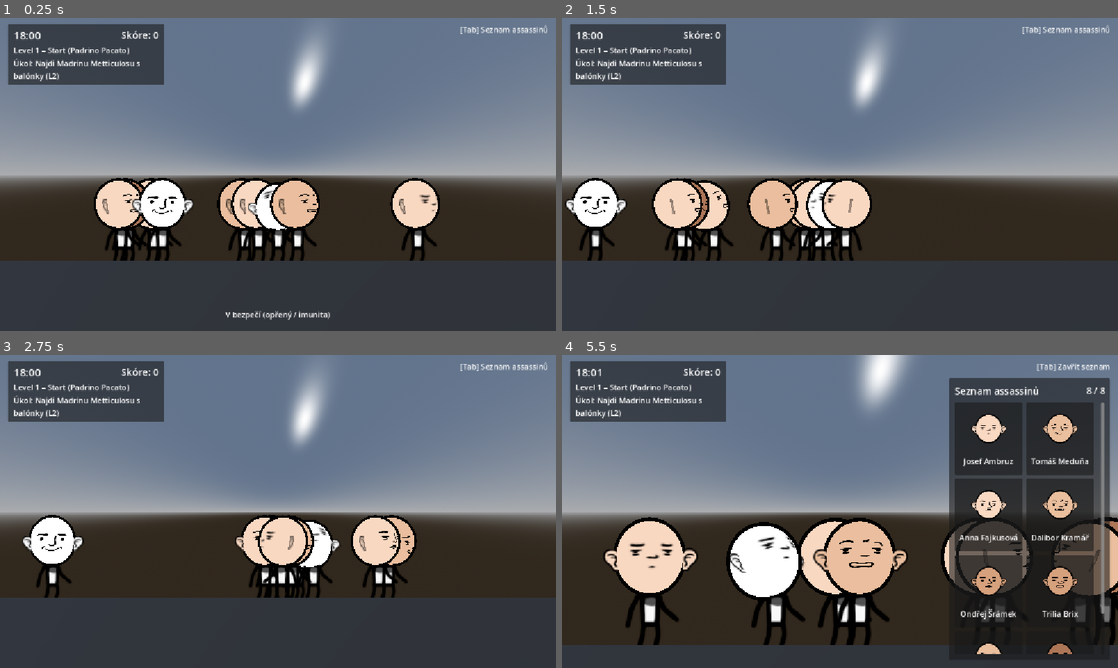
Above: before the commit, frames 1-4 (two rows, left to right).
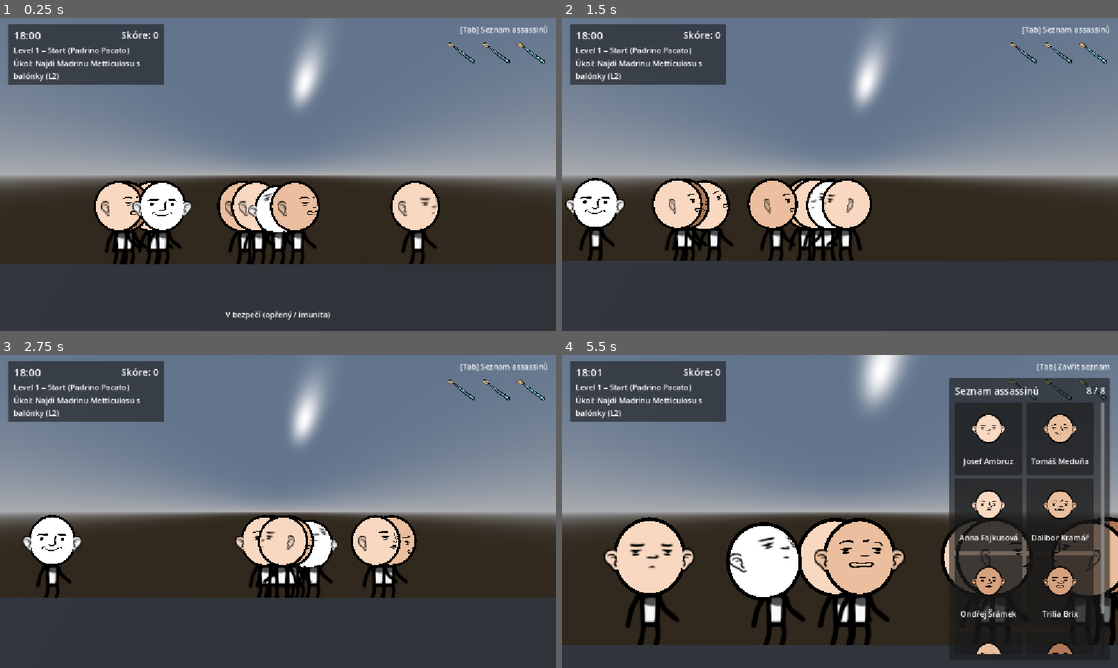
Above: after the commit, the same moments.

Repository: JosefAmbruz/nebezpecny-ukol
Game: Godot game, scene res://src/world.tscn
Two runs of this game, one before a commit and one after it. Both use one fixed random seed, a clock stepped at 60 frames per second and the inputs below.
Inputs (mouse positions are in pixels of both pictures, inside the frame that each line leads up to):
- Up to frame 1 (0.25 s): no input
- Up to frame 2 (1.5 s): move the mouse to (962, 158) at 0.52 s; press the mouse at (962, 158) at 0.53 s; hold D (move_right) 0.53-1.28 s; move the mouse to (728, 190) at 1.27 s; release the mouse at (728, 190) at 1.28 s; hold A (move_left) from 1.28 s (still down); click (728, 190) at 1.35 s
- Up to frame 3 (2.75 s): move the mouse to (333, 442) at 2.02 s; release A (move_left) at 2.03 s; press the mouse at (333, 442) at 2.03 s; hold D (move_right) from 2.03 s (still down); tap E (lean) at 2.1 s
- Up to frame 4 (5.5 s): move the mouse to (812, 574) at 2.77 s; release the mouse at (812, 574) at 2.78 s; tap Tab (toggle_assassin_list) at 2.85 s; click (812, 574) at 3.05 s; move the mouse to (1006, 558) at 3.52 s; release D (move_right) at 3.53 s; press the mouse at (1006, 558) at 3.53 s; hold A (move_left) from 3.53 s (still down); move the mouse to (673, 464) at 4.27 s; release the mouse at (673, 464) at 4.28 s; click (673, 464) at 4.35 s; move the mouse to (867, 511) at 5.02 s; press the mouse at (867, 511) at 5.03 s; tap E (lean) at 5.1 s

The runs differ from the first frame. In frame 1, 4.2% of the frame differs, in the area x 0-100%, y 7-79%; in frame 2, 0.4%; in frame 3, 0.4%; in frame 4, 0.7%.

Commit message:
Add death marks and toothbrush lives
Track deaths with inspectable marks, add toothbrush life indicators and a civilian-kill loss condition, and improve assassination camera focus and end-screen controls.

Diff:
--- a/src/characters/character_visuals.tscn
+++ b/src/characters/character_visuals.tscn
@@ -46,11 +46,11 @@
 mesh = SubResource("SphereMesh_kakee")
 
 [node name="EarR" type="Sprite3D" parent="HeadPivot" unique_id=479131079]
-transform = Transform3D(0.36181623, 0, 0, 0, 0.38902172, 0, 0, 0, 1, -0.5531513, 0.46698785, 0.033141136)
+transform = Transform3D(0.3321228, 0, -0.3967372, 0, 0.38902172, 0, 0.14354596, 0, 0.9179323, -0.5531513, 0.46698785, 0.033141136)
 texture = ExtResource("5_4drbo")
 
 [node name="EarR2" type="Sprite3D" parent="HeadPivot" unique_id=815399290]
-transform = Transform3D(0.36181623, 0, 0, 0, 0.38902172, 0, 0, 0, 1, 0.57464916, 0.46698785, 0.06740439)
+transform = Transform3D(0.3316418, 0, 0.39979857, 0, 0.38902172, 0, -0.14465359, 0, 0.916603, 0.5443757, 0.46698785, 0.06740439)
 flip_h = true
 texture = ExtResource("5_4drbo")
 
--- a/src/ui/assassin_list_ui.gd
+++ b/src/ui/assassin_list_ui.gd
@@ -12,6 +12,7 @@
 
 var _entries_by_id: Dictionary = {}
 var _assassins: Array[CharacterData] = []
+var _input_locked: bool = false
 
 
 func _ready() -> void:
@@ -19,7 +20,18 @@
 	_update_count()
 
 
+func set_input_locked(locked: bool) -> void:
+	_input_locked = locked
+	if _hint_label:
+		_hint_label.visible = not locked
+	if locked and _list_panel and _list_panel.visible:
+		_list_panel.visible = false
+		list_visibility_changed.emit(false)
+
+
 func _unhandled_input(event: InputEvent) -> void:
+	if _input_locked:
+		return
 	if event.is_action_pressed(&"toggle_assassin_list"):
 		toggle_list()
 		get_viewport().set_input_as_handled()
--- a/src/ui/game_hud.gd
+++ b/src/ui/game_hud.gd
@@ -1,20 +1,80 @@
 class_name GameHud
 extends CanvasLayer
+
+signal restart_requested
+signal menu_requested
+
+const TOOTHBRUSH_SHEET: Texture2D = preload("res://assets/misc/toothbrush-ui.png")
+
+@export var toothbrush_icon_size: Vector2 = Vector2(64, 52)
 
 @onready var _clock_label: Label = %ClockLabel
 @onready var _score_label: Label = %ScoreLabel
 @onready var _level_label: Label = %LevelLabel
 @onready var _quest_label: Label = %QuestLabel
+@onready var _toothbrush_container: HBoxContainer = %ToothbrushContainer
 @onready var _end_game_panel: Control = %EndGamePanel
 @onready var _end_title_label: Label = %EndTitleLabel
 @onready var _end_summary_label: Label = %EndSummaryLabel
+@onready var _restart_button: Button = %RestartButton
+@onready var _menu_button: Button = %MenuButton
+
+var _whole_brush_tex: AtlasTexture = null
+var _broken_brush_tex: AtlasTexture = null
+var _brush_icons: Array[TextureRect] = []
 
 
 func _ready() -> void:
+	_build_brush_textures()
 	_end_game_panel.visible = false
 	set_clock_progress(0.0)
 	set_score(0)
 	set_quest_state(false, false, false)
+	set_toothbrushes(3, 0)
+
+	if _restart_button:
+		_restart_button.pressed.connect(func() -> void: restart_requested.emit())
+	if _menu_button:
+		_menu_button.pressed.connect(func() -> void: menu_requested.emit())
+
+
+func _build_brush_textures() -> void:
+	if not TOOTHBRUSH_SHEET:
+		return
+	var half_w := TOOTHBRUSH_SHEET.get_width() * 0.5
+	var h := float(TOOTHBRUSH_SHEET.get_height())
+
+	_whole_brush_tex = AtlasTexture.new()
+	_whole_brush_tex.atlas = TOOTHBRUSH_SHEET
+	_whole_brush_tex.region = Rect2(0.0, 0.0, half_w, h)
+
+	_broken_brush_tex = AtlasTexture.new()
+	_broken_brush_tex.atlas = TOOTHBRUSH_SHEET
+	_broken_brush_tex.region = Rect2(half_w, 0.0, half_w, h)
+
+
+func set_toothbrushes(total: int, broken: int) -> void:
+	if not _toothbrush_container:
+		return
+
+	if _brush_icons.size() != total:
+		for child in _toothbrush_container.get_children():
+			child.queue_free()
+		_brush_icons.clear()
+		for i in range(total):
+			var icon := TextureRect.new()
+			icon.custom_minimum_size = toothbrush_icon_size
+			icon.expand_mode = TextureRect.EXPAND_IGNORE_SIZE
+			icon.stretch_mode = TextureRect.STRETCH_KEEP_ASPECT_CENTERED
+			_toothbrush_container.add_child(icon)
+			_brush_icons.append(icon)
+
+	# Zlomené kartáčky se zobrazují zprava doleva (ubývající životy)
+	var intact_count := maxi(0, total - broken)
+	for i in range(total):
+		var is_intact := i < intact_count
+		_brush_icons[i].texture = _whole_brush_tex if is_intact else _broken_brush_tex
+		_brush_icons[i].modulate = Color.WHITE if is_intact else Color(0.85, 0.75, 0.75, 0.85)
 
 
 ## progress = 0.0 -> 18:00, progress = 1.0 -> 19:00
--- a/src/ui/game_hud.tscn
+++ b/src/ui/game_hud.tscn
@@ -53,6 +53,19 @@
 text = "Úkol: Najdi Madrinu Metticulosu s balónky (L2)"
 autowrap_mode = 2
 
+[node name="ToothbrushContainer" type="HBoxContainer" parent="."]
+unique_name_in_owner = true
+anchors_preset = 1
+anchor_left = 1.0
+anchor_right = 1.0
+offset_left = -240.0
+offset_top = 42.0
+offset_right = -16.0
+offset_bottom = 102.0
+grow_horizontal = 0
+theme_override_constants/separation = 8
+alignment = 2
+
 [node name="EndGamePanel" type="PanelContainer" parent="."]
 unique_name_in_owner = true
 visible = false
@@ -93,3 +106,20 @@
 text = "Skóre: 0"
 horizontal_alignment = 1
 autowrap_mode = 2
+
+[node name="ButtonsRow" type="HBoxContainer" parent="EndGamePanel/MarginContainer/VBoxContainer"]
+layout_mode = 2
+theme_override_constants/separation = 12
+alignment = 1
+
+[node name="RestartButton" type="Button" parent="EndGamePanel/MarginContainer/VBoxContainer/ButtonsRow"]
+unique_name_in_owner = true
+custom_minimum_size = Vector2(140, 38)
+layout_mode = 2
+text = "Hrát znovu"
+
+[node name="MenuButton" type="Button" parent="EndGamePanel/MarginContainer/VBoxContainer/ButtonsRow"]
+unique_name_in_owner = true
+custom_minimum_size = Vector2(140, 38)
+layout_mode = 2
+text = "Hlavní menu"
--- a/src/world.gd
+++ b/src/world.gd
@@ -6,6 +6,7 @@
 
 @export_group("Match Rules (18:00 - 19:00)")
 @export var match_duration_seconds: float = 300.0
+@export var max_toothbrushes: int = 3
 @export var score_assassin_kill: int = 100
 @export var score_civilian_penalty: int = -50
 @export var score_quest_bonus: int = 300
@@ -16,6 +17,9 @@
 @export var list_zoom_factor: float = 0.65
 @export var list_zoom_duration: float = 0.35
 @export var list_zoom_x_offset: float = 0.9
+@export var assassinate_zoom_factor: float = 0.65
+@export var assassinate_focus_y_offset: float = 1.2
+@export var assassinate_zoom_return_duration: float = 0.32
 
 @onready var _player: Player = $Player
 @onready var _player_camera: Camera3D = $Player/Camera3D
@@ -36,9 +40,14 @@
 var _camera_base_size: float = 6.8
 var _camera_zoom_tween: Tween = null
 var _is_list_open: bool = false
+var _is_assassinating: bool = false
+var _assassinate_progress: float = 0.0
+var _assassinate_target: Node3D = null
+var _assassinate_start_cam_pos: Vector3 = Vector3.ZERO
 
 var _elapsed_time: float = 0.0
 var _score: int = 0
+var _broken_toothbrushes: int = 0
 var _quest_completed: bool = false
 var _match_ended: bool = false
 
@@ -63,8 +72,15 @@
 	_director.quest_npc_interacted.connect(_on_quest_npc_interacted)
 	_director.level_activated.connect(_on_level_activated)
 	_player.killed_by_assassin.connect(_on_player_killed)
+	_player.interaction_started.connect(_on_player_interaction_started)
+	_player.interaction_progress_changed.connect(_on_player_interaction_progress_changed)
+	_player.interaction_cancelled.connect(_on_player_interaction_ended)
+	_player.interaction_completed.connect(_on_player_interaction_completed)
 	if _assassin_list_ui:
 		_assassin_list_ui.list_visibility_changed.connect(_on_assassin_list_visibility_changed)
+	if _game_hud:
+		_game_hud.restart_requested.connect(_on_restart_requested)
+		_game_hud.menu_requested.connect(_on_menu_requested)
 
 	_start_match()
 
@@ -83,6 +99,9 @@
 	if _assassin_list_ui:
 		_assassin_list_ui.set_assassins(assassins)
 
+	if _game_hud:
+		_game_hud.set_toothbrushes(max_toothbrushes, _broken_toothbrushes)
+
 	_director.initialize(
 		_levels,
 		assassins,
@@ -134,8 +153,61 @@
 	_camera_zoom_tween.tween_property(_player_camera, "size", target_size, list_zoom_duration)
 
 
+func _on_player_interaction_started(target: InteractableNpc, kind: InteractableNpc.InteractionKind) -> void:
+	if kind != InteractableNpc.InteractionKind.ASSASSINATE:
+		return
+	if _camera_zoom_tween and _camera_zoom_tween.is_valid():
+		_camera_zoom_tween.kill()
+	_is_assassinating = true
+	_assassinate_progress = 0.0
+	_assassinate_target = target.get_character_root() if target else null
+	if _player_camera:
+		_assassinate_start_cam_pos = _player_camera.global_position
+
+
+func _on_player_interaction_progress_changed(progress: float, kind: InteractableNpc.InteractionKind) -> void:
+	if not _is_assassinating or kind != InteractableNpc.InteractionKind.ASSASSINATE:
+		return
+	_assassinate_progress = clampf(progress, 0.0, 1.0)
+
+
+func _on_player_interaction_completed(_target: InteractableNpc, kind: InteractableNpc.InteractionKind) -> void:
+	if kind == InteractableNpc.InteractionKind.ASSASSINATE:
+		_on_player_interaction_ended()
+
+
+func _on_player_interaction_ended() -> void:
+	if not _is_assassinating:
+		return
+	_is_assassinating = false
+	_assassinate_progress = 0.0
+	_assassinate_target = null
+
+	if not _player_camera or _is_list_open:
+		return
+	if _camera_zoom_tween and _camera_zoom_tween.is_valid():
+		_camera_zoom_tween.kill()
+	_camera_zoom_tween = create_tween()
+	_camera_zoom_tween.set_trans(Tween.TRANS_CUBIC)
+	_camera_zoom_tween.set_ease(Tween.EASE_OUT)
+	_camera_zoom_tween.tween_property(_player_camera, "size", _camera_base_size, assassinate_zoom_return_duration)
+
+
 func _update_camera_clamp(delta: float) -> void:
 	if not _active_zone or not _player_camera:
+		return
+
+	if _is_assassinating and not _is_list_open:
+		# Kubická ease-out křivka: rychlý dramatický nástup na oběť, ke konci zpomaluje
+		var eased := 1.0 - pow(1.0 - _assassinate_progress, 3.0)
+		_player_camera.size = lerpf(_camera_base_size, _camera_base_size * assassinate_zoom_factor, eased)
+
+		if is_instance_valid(_assassinate_target):
+			var victim_pos := _assassinate_target.global_position
+			var cam_pos := _player_camera.global_position
+			cam_pos.x = lerpf(_assassinate_start_cam_pos.x, victim_pos.x, eased)
+			cam_pos.y = lerpf(_assassinate_start_cam_pos.y, victim_pos.y + assassinate_focus_y_offset, eased)
+			_player_camera.global_position = cam_pos
 		return
 
 	var target_world_x: float
@@ -153,7 +225,7 @@
 	var weight := 1.0 - exp(-camera_smooth_speed * delta)
 	var pos := _player_camera.global_position
 	pos.x = lerpf(pos.x, target_world_x, weight)
-	pos.y = _player.global_position.y + _camera_base_offset.y
+	pos.y = lerpf(pos.y, _player.global_position.y + _camera_base_offset.y, weight)
 	pos.z = _player.global_position.z + _camera_base_offset.z
 	_player_camera.global_position = pos
 
@@ -183,6 +255,14 @@
 			_add_score(score_assassin_kill)
 		else:
 			_add_score(score_civilian_penalty)
+			_broken_toothbrushes += 1
+			if _game_hud:
+				_game_hud.set_toothbrushes(max_toothbrushes, _broken_toothbrushes)
+			if _broken_toothbrushes >= max_toothbrushes:
+				_end_match(
+					"Zlomil jsi všechny kartáčky!",
+					"Omylem jsi vyřadil %d civilisty.\nKonečné skóre: %d" % [_broken_toothbrushes, _score]
+				)
 
 
 func _on_quest_npc_interacted(_npc: QuestNpc, actor: Node3D, role: QuestNpc.Role) -> void:
@@ -208,6 +288,10 @@
 
 
 func _on_player_killed(attacker: Node3D) -> void:
+	if _player.visuals:
+		_player.visuals.visible = false
+	_director.spawn_death_mark(_player.global_position, "Ty (Hráč)", true)
+
 	var killer_name := "neznámý assassin"
 	if attacker is NpcBase and not attacker.display_name.is_empty():
 		killer_name = attacker.display_name
@@ -224,5 +308,18 @@
 	if _match_ended:
 		return
 	_match_ended = true
+	if _player:
+		_player.set_movement_locked(true)
+	if _assassin_list_ui:
+		_assassin_list_ui.set_input_locked(true)
 	if _game_hud:
 		_game_hud.show_end_screen(title, summary)
+
+
+func _on_restart_requested() -> void:
+	get_tree().reload_current_scene()
+
+
+func _on_menu_requested() -> void:
+	# TODO: Přechod do hlavního menu, až ho kolega dodělá (např. get_tree().change_scene_to_file(...))
+	pass
--- /dev/null
+++ b/src/world/death_mark.gd
@@ -0,0 +1,70 @@
+class_name DeathMark
+extends Node3D
+
+signal inspected(mark: DeathMark)
+
+@export var sprite: Sprite3D
+@export var interactable: InteractableNpc
+@export var info_label: Label3D
+@export var info_visible_duration: float = 4.0
+
+var victim_name: String = "Neznámý"
+var was_assassin: bool = false
+var frame_index: int = -1
+var is_inspected: bool = false
+
+var _hide_label_timer: float = 0.0
+
+
+func _ready() -> void:
+	if sprite:
+		if frame_index < 0:
+			frame_index = randi_range(0, maxi(0, sprite.hframes - 1))
+		sprite.frame = clampi(frame_index, 0, maxi(0, sprite.hframes - 1))
+
+	if interactable:
+		interactable.interaction_kind = InteractableNpc.InteractionKind.QUEST
+
+	if info_label:
+		info_label.visible = false
+		_update_label_text()
+
+
+func _process(delta: float) -> void:
+	if _hide_label_timer > 0.0:
+		_hide_label_timer -= delta
+		if _hide_label_timer <= 0.0 and info_label:
+			info_label.visible = false
+
+
+func setup(p_victim_name: String, p_was_assassin: bool, p_frame_index: int = -1, p_inspected: bool = false) -> void:
+	victim_name = p_victim_name
+	was_assassin = p_was_assassin
+	frame_index = p_frame_index
+	is_inspected = p_inspected
+	if is_node_ready():
+		if sprite and frame_index >= 0:
+			sprite.frame = clampi(frame_index, 0, maxi(0, sprite.hframes - 1))
+		_update_label_text()
+
+
+func can_be_interacted_by(actor: Node3D) -> bool:
+	return actor is Player
+
+
+func on_interaction_completed(_actor: Node3D, _kind: InteractableNpc.InteractionKind) -> void:
+	is_inspected = true
+	_update_label_text()
+	if info_label:
+		info_label.visible = true
+		_hide_label_timer = info_visible_duration
+	inspected.emit(self)
+
+
+func _update_label_text() -> void:
+	if not info_label:
+		return
+	if was_assassin:
+		info_label.text = "Zde zemřel:\n%s (Assassin)" % victim_name
+	else:
+		info_label.text = "Zde zemřel:\nCivilista"
--- /dev/null
+++ b/src/world/death_mark.tscn
@@ -0,0 +1,43 @@
+[gd_scene format=3 uid="uid://duqth0pj6hikb"]
+
+[ext_resource type="Texture2D" uid="uid://ce8nw8pauemqk" path="res://assets/misc/death-marks.png" id="1_jed43"]
+[ext_resource type="Script" uid="uid://bldh7qxqb7ov" path="res://src/world/death_mark.gd" id="2_dmscript"]
+[ext_resource type="Script" uid="uid://irvssc7anbd1" path="res://src/characters/interactable_npc.gd" id="3_int"]
+
+[sub_resource type="BoxShape3D" id="BoxShape3D_mark"]
+size = Vector3(1, 1.1, 0.8)
+
+[node name="DeathMark" type="Node3D" unique_id=681262381 node_paths=PackedStringArray("sprite", "interactable", "info_label")]
+script = ExtResource("2_dmscript")
+sprite = NodePath("Sprite3D")
+interactable = NodePath("InteractableNpc")
+info_label = NodePath("InfoLabel")
+
+[node name="Sprite3D" type="Sprite3D" parent="." unique_id=1719482120]
+transform = Transform3D(1, 0, 0, 0, 1, 0, 0, 0, 1, 0, 0.5250466, 0)
+texture = ExtResource("1_jed43")
+hframes = 6
+region_rect = Rect2(0, 0, 115.5, 148)
+
+[node name="InteractableNpc" type="Area3D" parent="." unique_id=2133381195 node_paths=PackedStringArray("character_root")]
+collision_layer = 2
+collision_mask = 0
+monitoring = false
+script = ExtResource("3_int")
+interaction_kind = 1
+interaction_duration = 0.5
+character_root = NodePath("..")
+
+[node name="CollisionShape3D" type="CollisionShape3D" parent="InteractableNpc" unique_id=2095874188]
+transform = Transform3D(1, 0, 0, 0, 1, 0, 0, 0, 1, 0, 0.55, 0)
+shape = SubResource("BoxShape3D_mark")
+
+[node name="InfoLabel" type="Label3D" parent="." unique_id=38991032]
+transform = Transform3D(1, 0, 0, 0, 1, 0, 0, 0, 1, 0, 1.55, 0.2)
+visible = false
+billboard = 1
+no_depth_test = true
+modulate = Color(1, 0.96, 0.85, 1)
+text = "Zde zemřel:"
+font_size = 36
+outline_size = 10
--- a/src/world/off_screen_director.gd
+++ b/src/world/off_screen_director.gd
@@ -7,6 +7,7 @@
 
 const NPC_BASE_SCENE: PackedScene = preload("res://src/characters/npc_base.tscn")
 const QUEST_NPC_SCENE: PackedScene = preload("res://src/characters/quest_npc.tscn")
+const DEATH_MARK_SCENE: PackedScene = preload("res://src/world/death_mark.tscn")
 
 @export var tick_interval: float = 5.0
 @export var freeze_ramp_seconds: float = 25.0
@@ -29,6 +30,8 @@
 var _active_civilians: Array[NpcBase] = []
 var _active_quest_npc: QuestNpc = null
 var _quest_npc_x_by_level: Dictionary = {} # level_id -> float
+var _death_mark_records: Array[Dictionary] = []
+var _active_death_marks: Array[DeathMark] = []
 
 var _available_z_lanes: Array[float] = []
 var _overflow_lane_index: int = 0
@@ -100,6 +103,7 @@
 	_spawn_quest_npc_for_zone(zone)
 	_spawn_assassins_for_zone(zone)
 	_spawn_civilians_for_zone(zone)
+	_spawn_death_marks_for_zone(zone)
 
 	level_activated.emit(zone)
 
@@ -133,6 +137,11 @@
 			_quest_npc_x_by_level[active_level_id] = _active_quest_npc.global_position.x
 		_active_quest_npc.queue_free()
 	_active_quest_npc = null
+
+	for mark in _active_death_marks:
+		if is_instance_valid(mark):
+			mark.queue_free()
+	_active_death_marks.clear()
 
 
 func _spawn_quest_npc_for_zone(zone: LevelZone) -> void:
@@ -287,6 +296,38 @@
 			break
 
 
+func spawn_death_mark(world_pos: Vector3, victim_name: String, was_assassin: bool) -> void:
+	if not _spawn_parent:
+		return
+	var zone := _get_zone(active_level_id)
+	var floor_y := zone.floor_y if zone else world_pos.y
+	var record := {
+		"level_id": active_level_id,
+		"x_pos": world_pos.x,
+		"y_pos": floor_y,
+		"z_pos": world_pos.z,
+		"frame": randi_range(0, 5),
+		"victim_name": victim_name,
+		"was_assassin": was_assassin,
+	}
+	_death_mark_records.append(record)
+	_instantiate_death_mark(record)
+
+
+func _spawn_death_marks_for_zone(zone: LevelZone) -> void:
+	for record in _death_mark_records:
+		if record["level_id"] == zone.level_id:
+			_instantiate_death_mark(record)
+
+
+func _instantiate_death_mark(record: Dictionary) -> void:
+	var mark := DEATH_MARK_SCENE.instantiate() as DeathMark
+	mark.setup(record["victim_name"], record["was_assassin"], record["frame"])
+	_spawn_parent.add_child(mark)
+	mark.global_position = Vector3(record["x_pos"], record["y_pos"], record["z_pos"])
+	_active_death_marks.append(mark)
+
+
 func _on_npc_died(npc: NpcBase, killer: Node3D) -> void:
 	if npc.character_data:
 		npc.character_data.is_alive = false
@@ -294,6 +335,9 @@
 			if rec["data"] == npc.character_data:
 				rec["node"] = null
 				break
+
+	var victim_name := npc.character_data.display_name if npc.character_data else npc.display_name
+	spawn_death_mark(npc.global_position, victim_name, npc.is_assassin)
 	npc_died.emit(npc, killer)
 
 
Binary file added: assets/misc/death-marks.png
Not shown, added: assets/misc/death-marks.png.import
Binary file added: assets/misc/toothbrush-ui.png
Not shown, added: assets/misc/toothbrush-ui.png.import
Not shown, added: src/world/death_mark.gd.uid
Not shown, added: assets/misc/death-marks.png~
